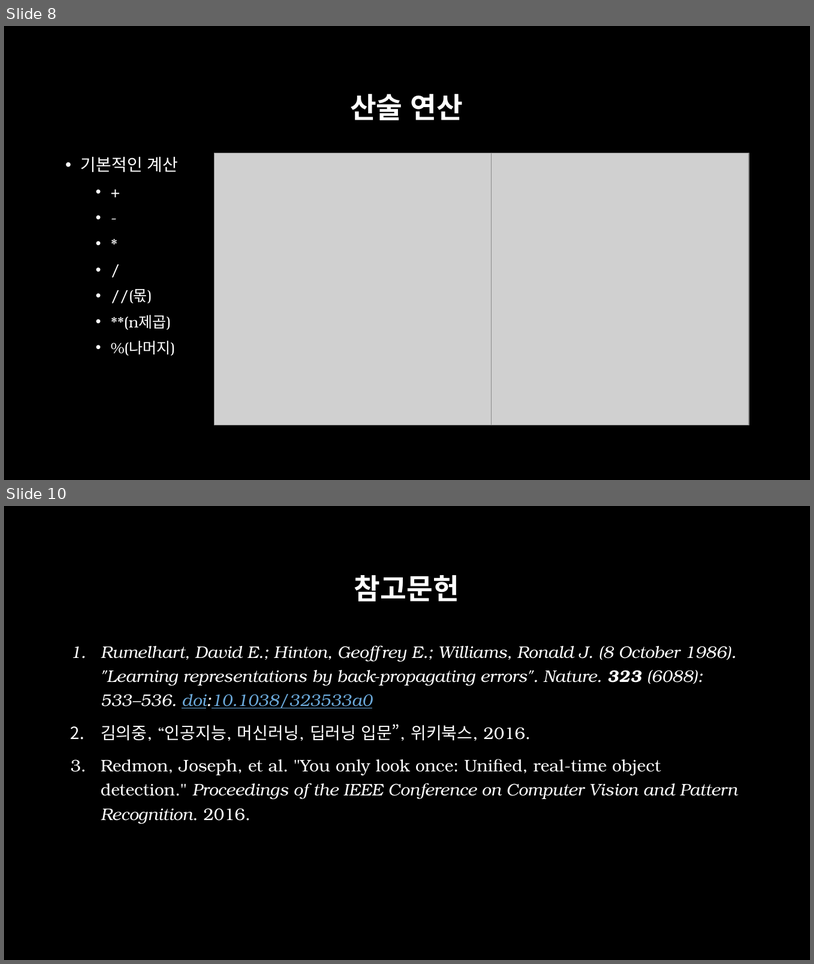
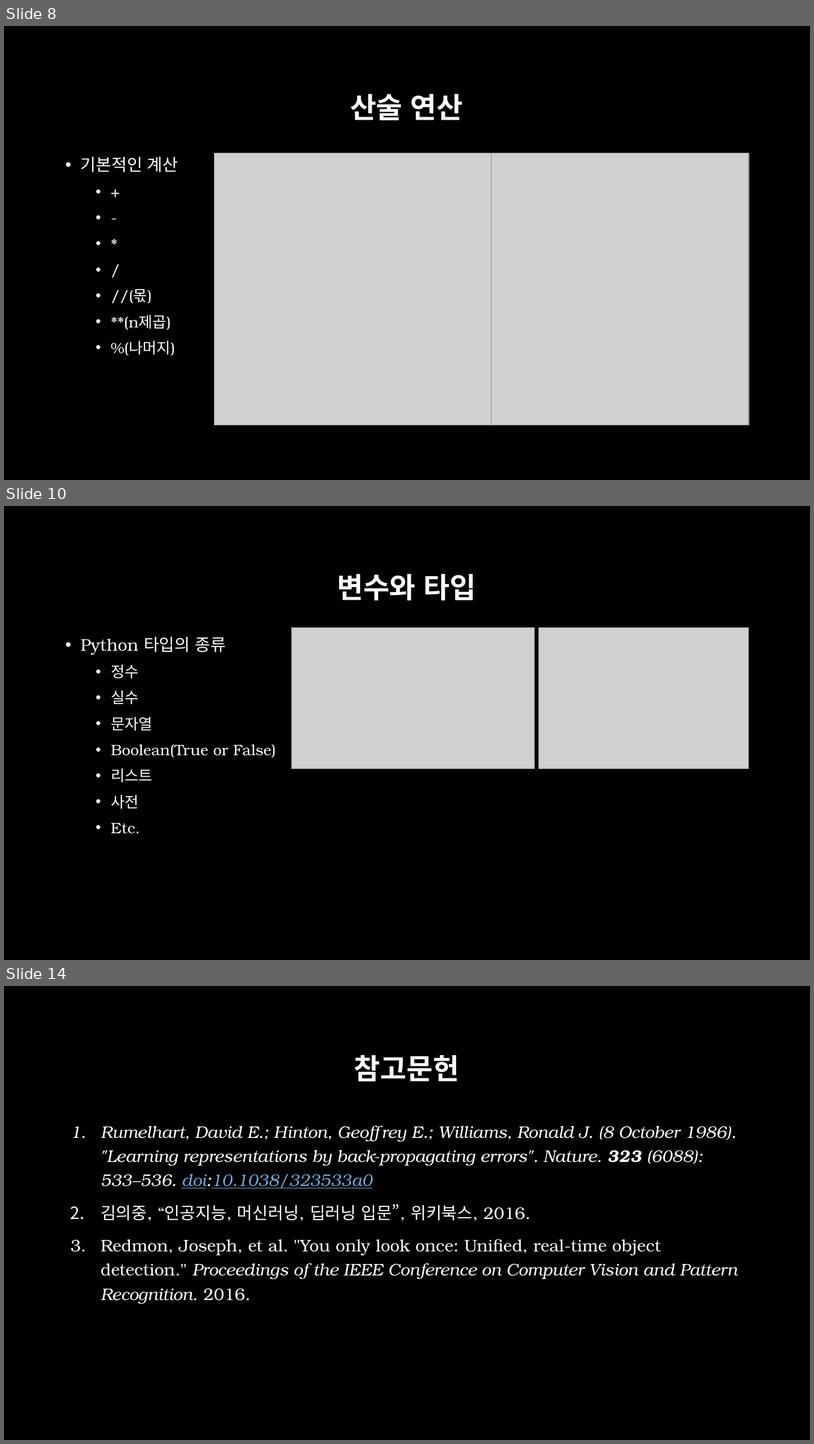
Before and after one commit to across0406/2017-GNU-Science-Camp-of-Computer-Science, a slide deck: ppt/2. 실습환경 및 Python 기초.pptx. Shown one above the other, each under a label of ours: slides 8 and 10 before the commit, slides 8, 10 and 14 after it; the slides between them are not shown. The pictures are 814x964 and 814x1444 pixels, drawn with LibreOffice and Linux fonts; fonts in the diff are those of the drawing; grey boxes stand for pictures; background and template pictures are left out. Boxes give left, top, right and bottom in pixels: in the first picture for what was removed or moved away, otherwise in the second. Text is boxed around its words. In the diff, an @@ line names an element or a change of style, - is before the commit and + after.

```diff
--- a/ppt/2. 실습환경 및 Python 기초.pptx
+++ b/ppt/2. 실습환경 및 Python 기초.pptx
@@ slide 10 added at bbox=[4, 506, 810, 960], background picture (left out) @@
@@ title added at bbox=[337, 574, 477, 601], 34 pt, text #FFFFFF, bold @@
+변수와 타입
@@ picture added at bbox=[292, 628, 534, 769] @@
@@ picture added at bbox=[539, 628, 749, 769] @@
@@ text added at bbox=[81, 636, 276, 834], 18 pt, text #FFFFFF @@
+• Python 타입의 종류
+  • 정수
+  • 실수
+  • 문자열
+  • Boolean(True or False)
+  • 리스트
+  • 사전
+  • Etc.
@@ what was slide 10 is now slide 14 @@
```
Also in this commit, not shown: 1 slide changed, 3 other slides added, 3 other files.
